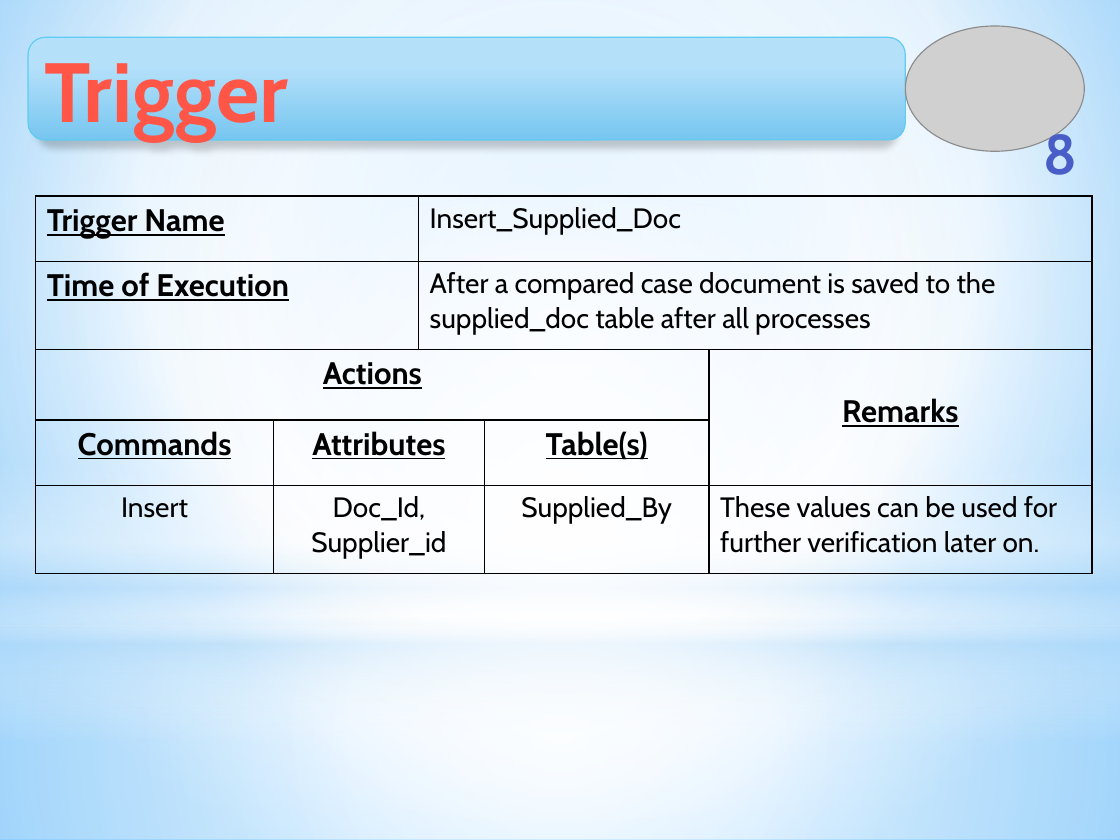
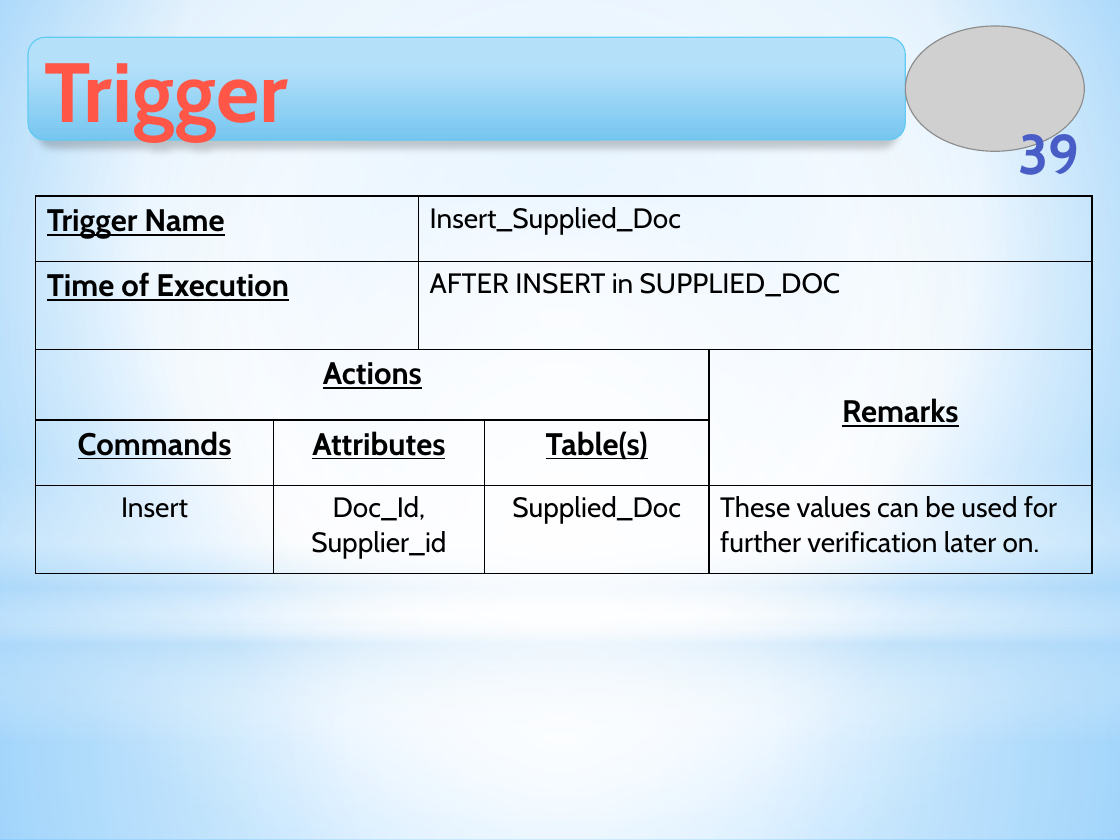
Before and after one commit to Touhid18/CSE308-Management_of_Judicial_System-1005009_1005014_1005018_1005023_1005029, a slide deck: slide 39 of ISD_Management_of_Judicial_System_DatabaseDesign.pptx (slide 8 before the commit). Drawn at 1120x840 pixels with LibreOffice and Linux fonts; fonts in the diff are those of the drawing; grey boxes stand for pictures. Boxes give left, top, right and bottom in pixels: in the first picture for what was removed or moved away, otherwise in the second. Text is boxed around its words. In the diff, an @@ line names an element or a change of style, - is before the commit and + after.

```diff
--- a/ISD_Management_of_Judicial_System_DatabaseDesign.pptx
+++ b/ISD_Management_of_Judicial_System_DatabaseDesign.pptx
@@ page number at bbox=[1019, 126, 1081, 175]: text changed @@
-8
+39
@@ table at bbox=[36, 196, 1092, 597] @@
-row 2, column 3: After a compared case document is saved to the supplied_doc table after all processes
+row 2, column 3: AFTER INSERT in SUPPLIED_DOC
-row 5, column 4: Supplied_By
+row 5, column 4: Supplied_Doc
```
Also in this commit, not shown: 10 other slides changed, 38 slides added, 1 slide removed, 17 other files.
